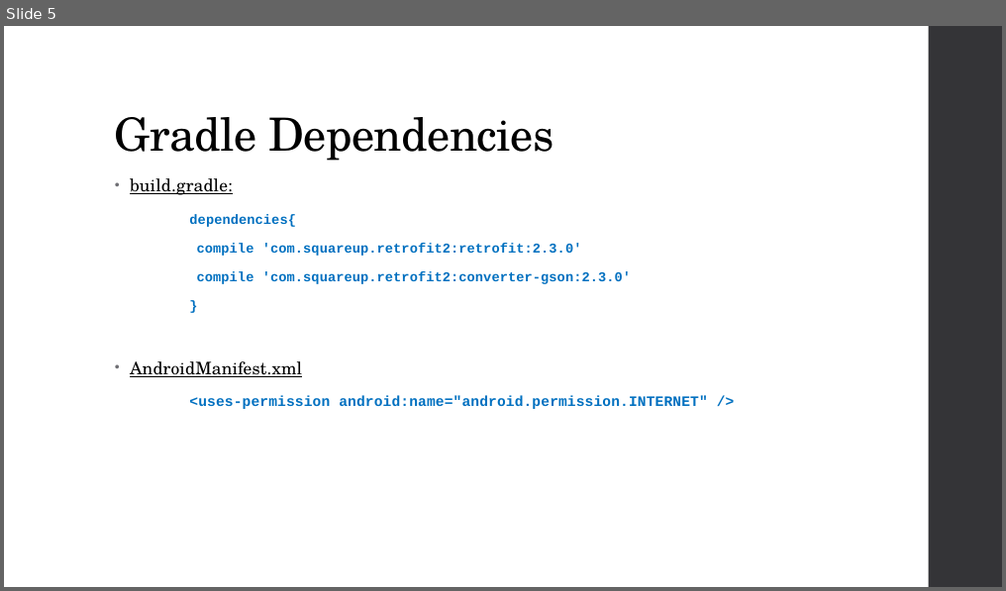
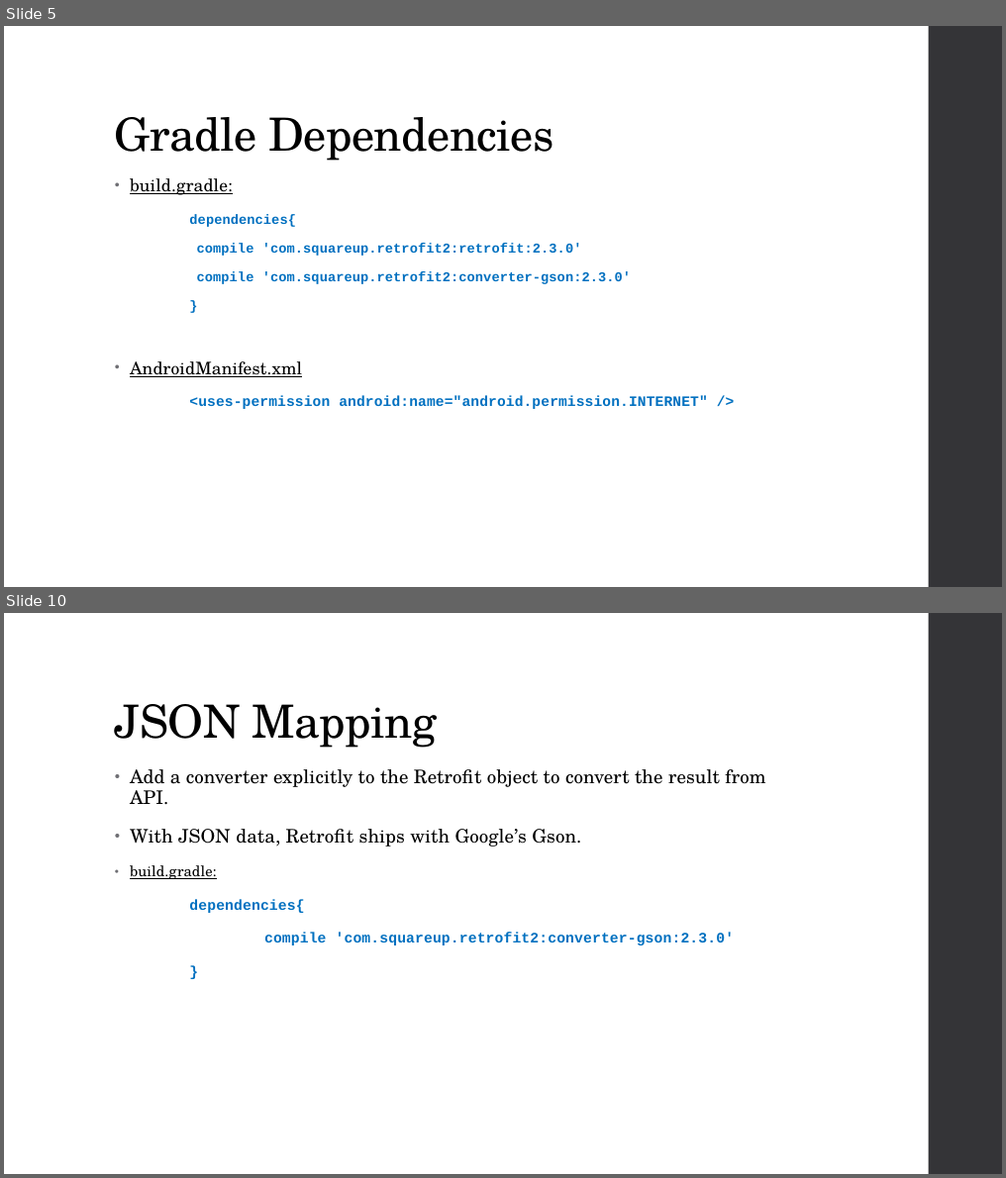
Before and after one commit to manhterry93/RetrofitExample, a slide deck: Docs/Slide.pptx. Shown one above the other, each under a label of ours: slide 5 before the commit, slides 5 and 10 after it; the slides between them are not shown. The pictures are 1006x591 and 1006x1178 pixels, drawn with LibreOffice and Linux fonts; fonts in the diff are those of the drawing. Boxes give left, top, right and bottom in pixels: in the first picture for what was removed or moved away, otherwise in the second. Text is boxed around its words. In the diff, an @@ line names an element or a change of style, - is before the commit and + after.

```diff
--- a/Docs/Slide.pptx
+++ b/Docs/Slide.pptx
@@ slide 10 added at [4, 613, 1002, 1174], background #FFFFFF; not listed: 1 template element that a slide beside it also shows @@
@@ title added at [115, 704, 438, 748], 44 pt, text #000000 @@
+JSON Mapping
@@ text added at [130, 769, 765, 946], 18 pt, text #000000 @@
+• Add a converter explicitly to the Retrofit object to convert the result from API.
+• With JSON data, Retrofit ships with Google’s Gson.
+• build.gradle:
+dependencies{
+compile 'com.squareup.retrofit2:converter-gson:2.3.0'
+}
```
Also in this commit, not shown: 2 slides changed, 5 other slides added.
